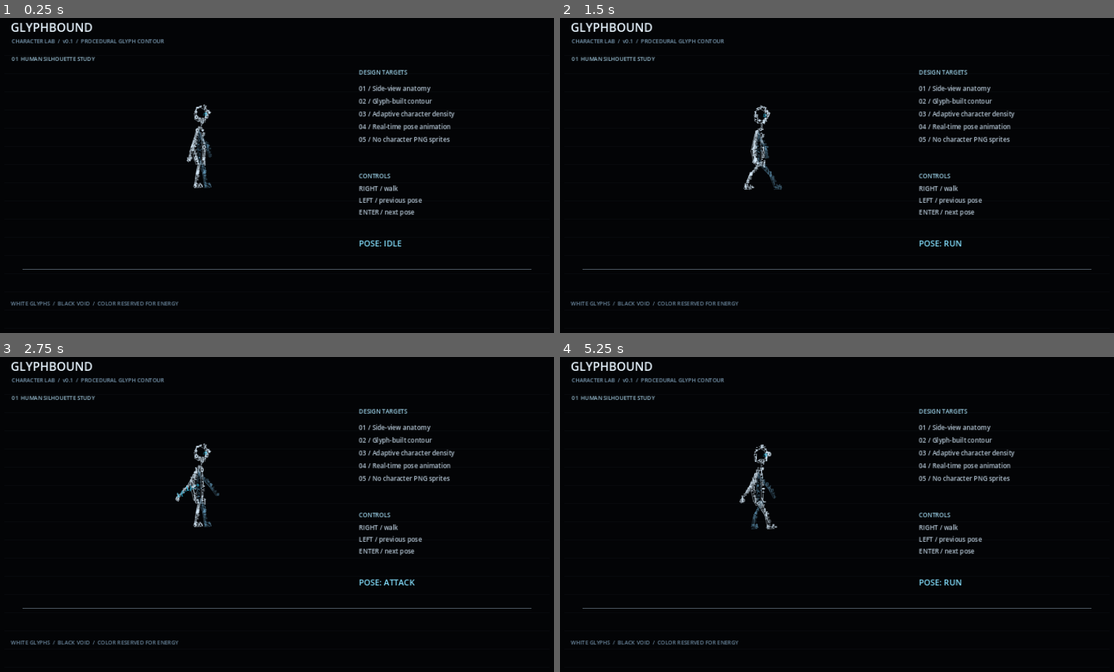
Above: before the commit, frames 1-4 (two rows, left to right).
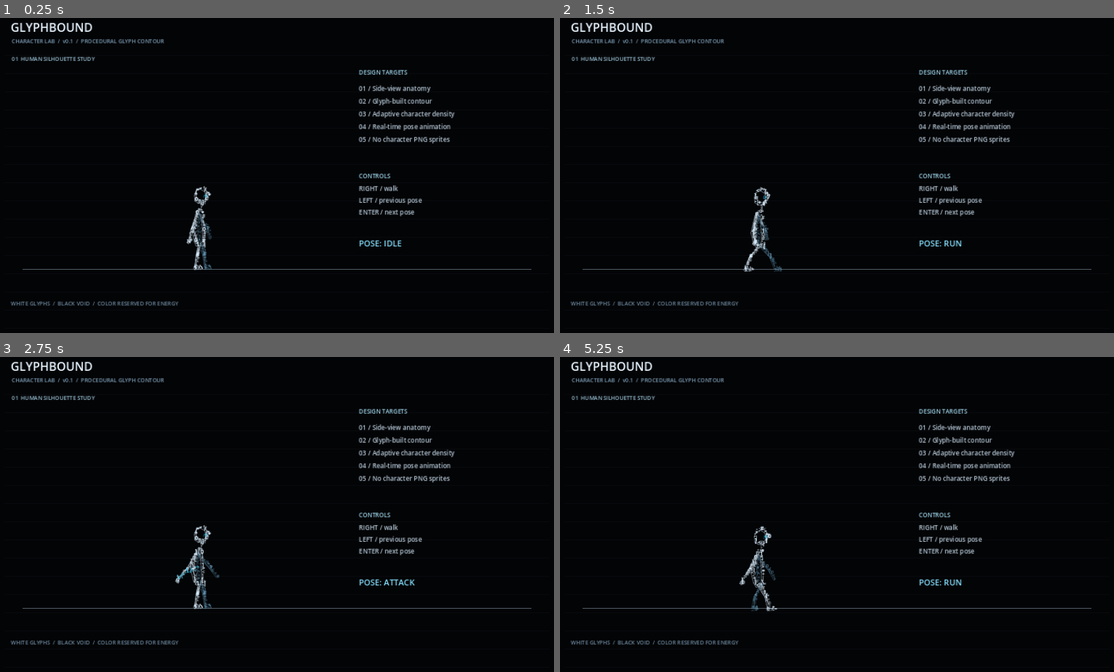
Above: after the commit, the same moments.

Repository: rifatsidik/textborn
Game: Godot game, scene res://scenes/character_lab.tscn
Two runs of this game, one before a commit and one after it. Both use one fixed random seed, a clock stepped at 60 frames per second and the inputs below.
Inputs:
- Up to frame 1 (0.25 s): no input
- Up to frame 2 (1.5 s): tap Enter (ui_accept) at 0.5, 0.77 s; hold Right (ui_right) 0.53-1.28 s; hold Left (ui_left) from 1.28 s (still down)
- Up to frame 3 (2.75 s): tap Enter (ui_accept) at 1.52 s; release Left (ui_left) at 2.03 s; hold Right (ui_right) from 2.03 s (still down)
- Up to frame 4 (5.25 s): tap Enter (ui_accept) at 3.02, 3.77, 4.25, 4.52 s; release Right (ui_right) at 3.53 s; hold Left (ui_left) from 3.53 s (still down)

The runs differ from the first frame. In frame 1, 1.0% of the frame differs, in the area x 33-39%, y 27-81%; in frame 2, 1.0%; in frame 3, 1.1%, in the area x 31-40%, y 27-81%; in frame 4, 1.1%.

Commit message:
Align glyph character feet to the lab baseline

Diff:
--- a/glyphbound/scripts/character_lab.gd
+++ b/glyphbound/scripts/character_lab.gd
@@ -11,7 +11,7 @@
 
 func _ready() -> void:
 	player = GlyphHuman.new()
-	player.position = Vector2(470.0, 390.0)
+	player.position = Vector2(470.0, 570.0)
 	add_child(player)
 	player.set("animation_mode", "IDLE")
 	player.set("glyph_density", 1.0)
